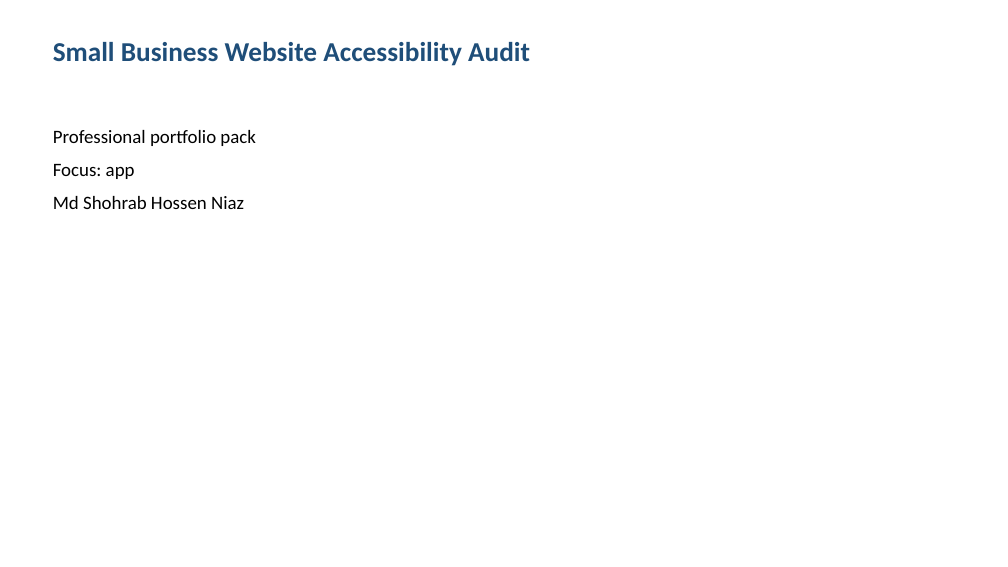
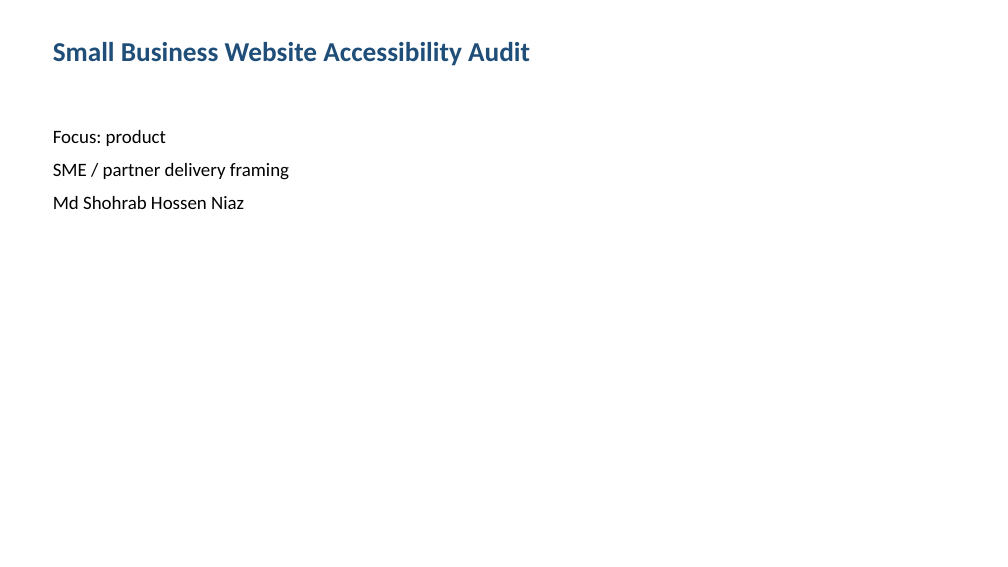
Before and after one commit to shohrabniaz/small-business-website-accessibility-audit, a slide deck: slide 1 of Final_Submission/02_Presentation.pptx. Drawn at 1008x567 pixels with LibreOffice and Linux fonts; fonts in the diff are those of the drawing. Boxes give left, top, right and bottom in pixels: in the first picture for what was removed or moved away, otherwise in the second. Text is boxed around its words. In the diff, an @@ line names an element or a change of style, - is before the commit and + after.

Commit message:
Polish portfolio pack for professional showcase readiness.

```diff
--- a/Final_Submission/02_Presentation.pptx
+++ b/Final_Submission/02_Presentation.pptx
@@ text at (x1=53, y1=130, x2=289, y2=180): text changed @@
-Professional portfolio pack
-Focus: app
+Focus: product
+SME / partner delivery framing
```
Also in this commit, not shown: 2 other slides changed, 1 slide added, 1 slide removed, 12 other files.
